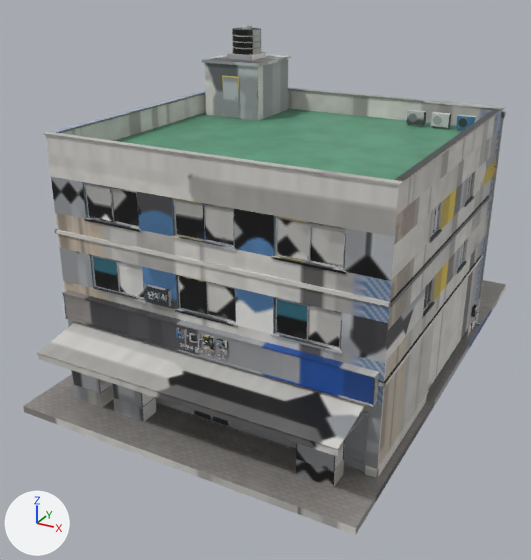
A saved change to the FBX model cs2_ilsan/CS2Assets/IlsanHoetjip01/IlsanHoetjip01_LOD1.fbx.
Both versions are drawn from a 50 mm camera at (14.89, -31.11, 18.32) aimed at (-0.98, -2.27, 3.9). Lighting does not change. The marker at lower left points along +X, +Y and +Z. The first picture is the older version. Where no turn or scale is listed for an object, it has been applied to the vertices.

Before the edit, the objects in view are built like this:
```python
me_ilsanhoetjip01_lod1 = bpy.data.meshes.new('IlsanHoetjip01_LOD1')
me_ilsanhoetjip01_lod1.from_pydata(...)  # 5480 vertices, 8629 faces; spans x -7.9..7.9, y -11.9..11.9, z -0.3..15.1
me_ilsanhoetjip01_lod1.materials.append(mat_ilsanhoetjip01)
ob_ilsanhoetjip01_lod1 = bpy.data.objects.new('IlsanHoetjip01_LOD1', me_ilsanhoetjip01_lod1)
ob_ilsanhoetjip01_lod1.location = (0.0, 0.0, 0.0)
```
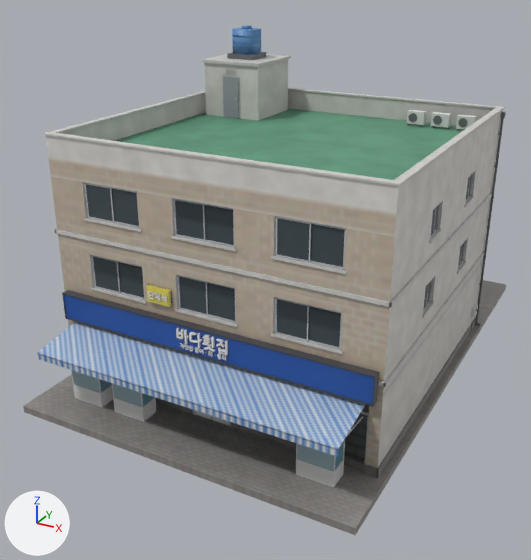
Boxes (x1, y1, x2, y2) around the edits, measured in the pictures (531 x 560 px):
part 1 of me_ilsanhoetjip01_lod1, reshaped
    before: (148, 292, 227, 360)
    after: (148, 292, 228, 361)
part 2 of me_ilsanhoetjip01_lod1, surface changed
    both: (37, 25, 506, 535)

The edits, one by one:
me_ilsanhoetjip01_lod1 is used by ob_ilsanhoetjip01_lod1; location (0.0, 0.0, 0.0).
me_ilsanhoetjip01_lod1 had 5480 vertices, 8629 faces and spanned x -7.9..7.9, y -11.9..11.9, z -0.3..15.1.
me_ilsanhoetjip01_lod1 now has 6320 vertices, 9883 faces and spans x -7.9..7.9, y -11.9..11.9, z -0.3..15.1.
me_ilsanhoetjip01_lod1 part 1: 150 vertices moved within x -2.6..1.1, y -9.4..-9.2, z 3.6..5.7; 840 vertices added at x -2.7..1.2, y -9.4..-9.2, z 3.5..5.7.
me_ilsanhoetjip01_lod1 part 2: 6506 kept faces spanning x -7.9..7.9, y -11.9..11.9, z -0.3..15.1 get new texture (UV) coordinates.
